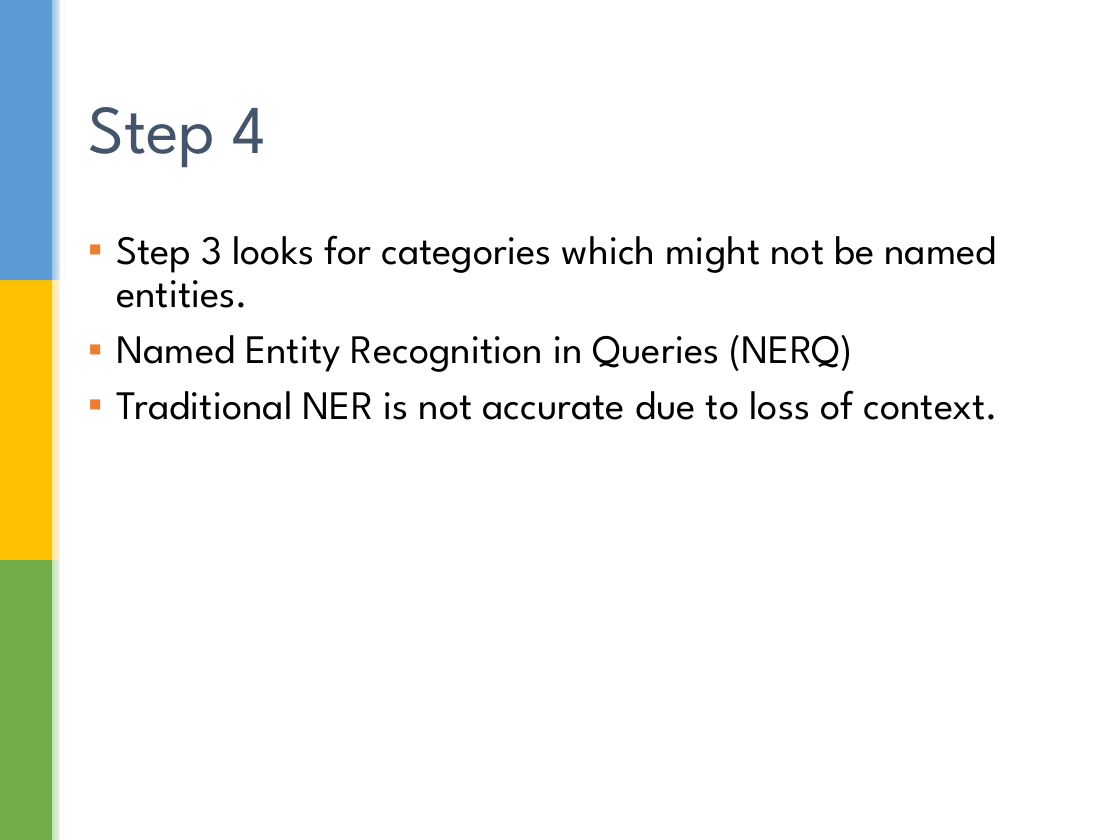
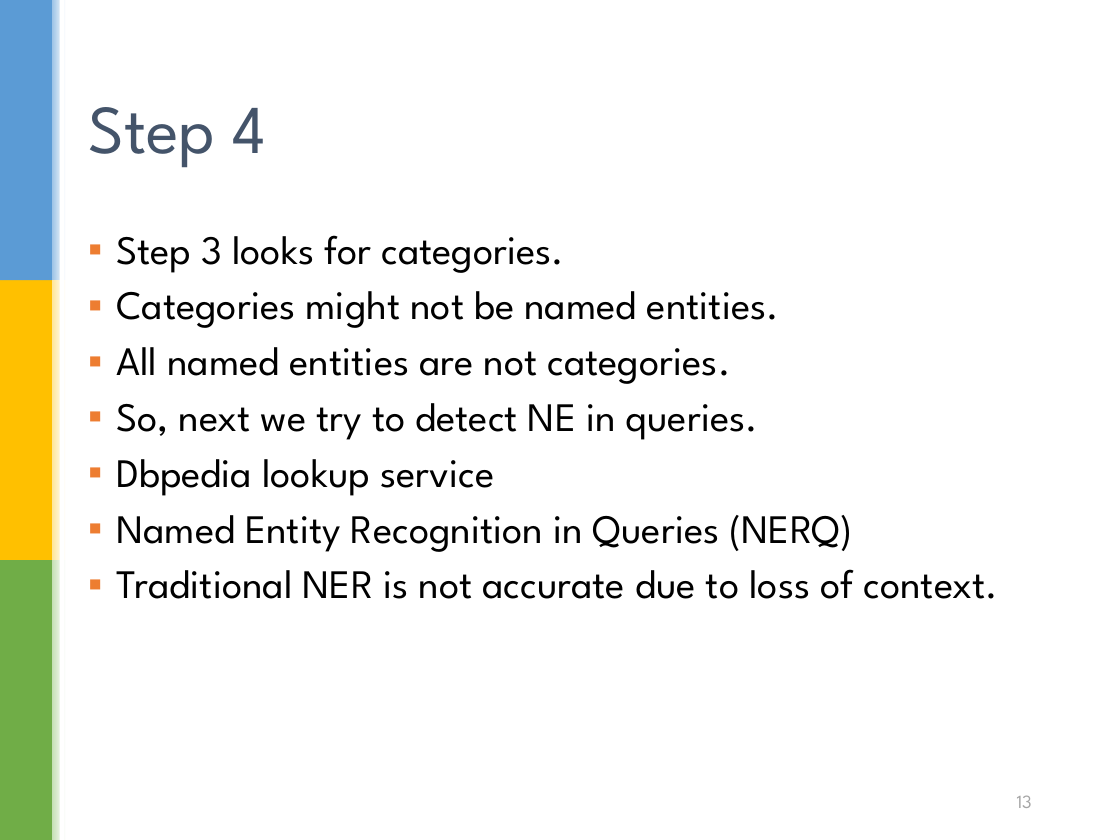
Before and after one commit to cmkumar87/CS5246Test, a slide deck: slide 13 of doc/Diversification_of _search_results_April_17.pptx (slide 12 before the commit). Drawn at 1120x840 pixels with LibreOffice and Linux fonts; fonts in the diff are those of the drawing; background and template pictures are left out. Boxes give left, top, right and bottom in pixels: in the first picture for what was removed or moved away, otherwise in the second. Text is boxed around its words. In the diff, an @@ line names an element or a change of style, - is before the commit and + after.

Commit message:
Presentation Final

```diff
--- a/doc/Diversification_of _search_results_April_17.pptx
+++ b/doc/Diversification_of _search_results_April_17.pptx
@@ text at [116,235,779,496]: text changed @@
-▪ Step 3 looks for categories which might not be named entities.
+▪ Step 3 looks for categories.
+▪ Categories might not be named entities.
+▪ All named entities are not categories.
+▪ So, next we try to detect NE in queries.
+▪ Dbpedia lookup service
@@ page number added at [1017,795,1032,808], 12 pt, text #A5A5A5 @@
+13
```
Also in this commit, not shown: 17 other slides changed, 1 slide added, 1 slide removed.
